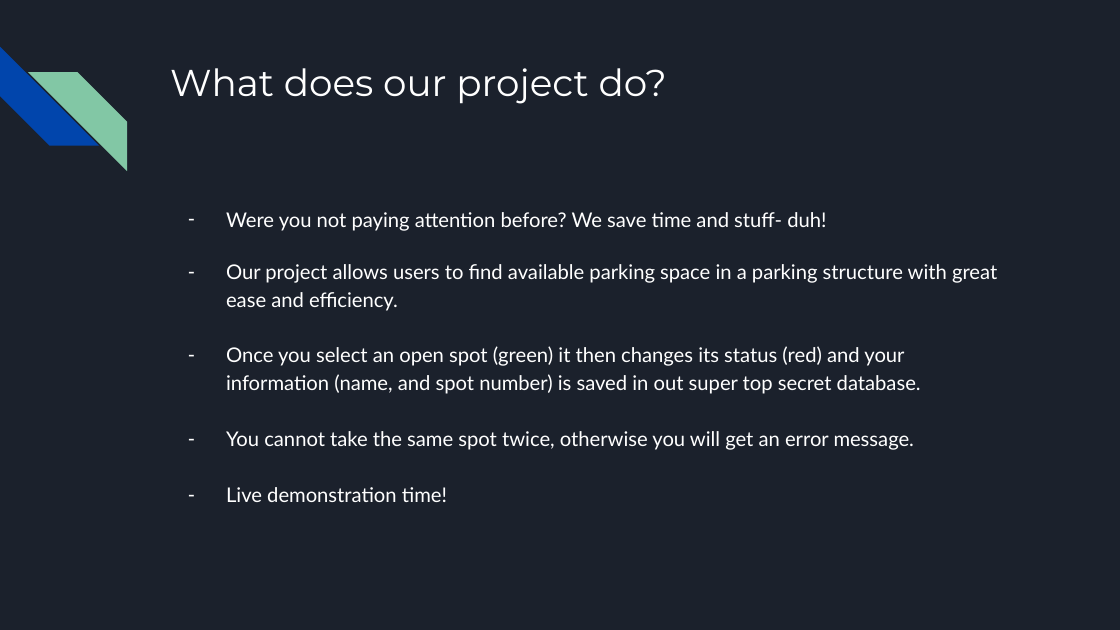
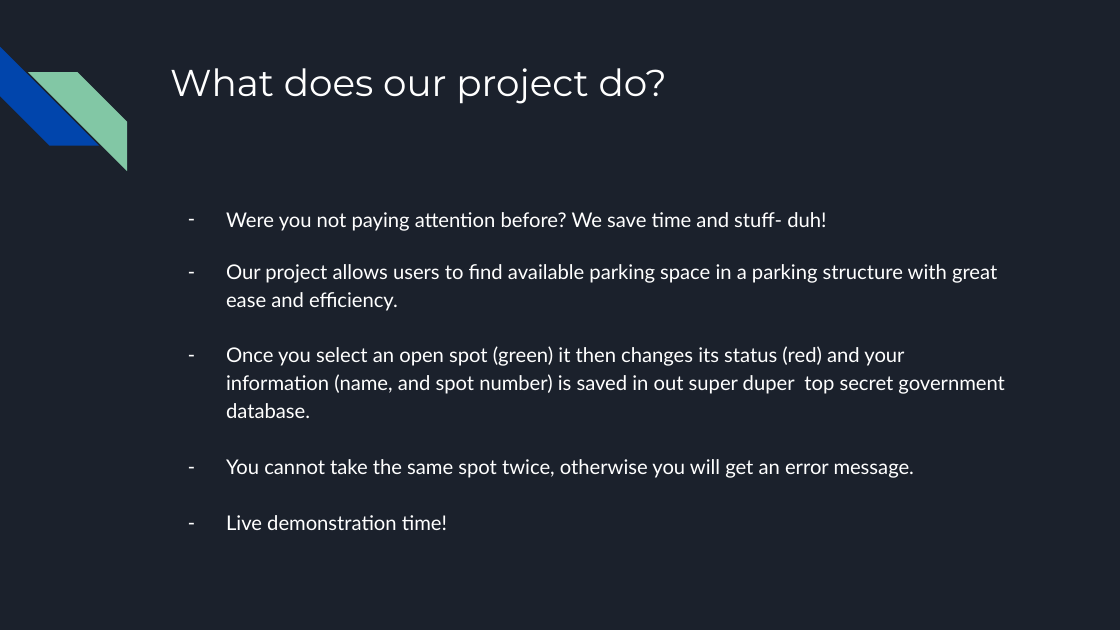
Before and after one commit to adamisrafil/iParkProject, a slide deck: slide 5 of The Next Big Thing After Uber_ iParkTM.pptx. Drawn at 1120x630 pixels with LibreOffice and Linux fonts; fonts in the diff are those of the drawing. Boxes give left, top, right and bottom in pixels: in the first picture for what was removed or moved away, otherwise in the second. Text is boxed around its words. In the diff, an @@ line names an element or a change of style, - is before the commit and + after.

Commit message:
Updated Presentation

```diff
--- a/The Next Big Thing After Uber_ iParkTM.pptx
+++ b/The Next Big Thing After Uber_ iParkTM.pptx
@@ text at box(226, 346, 1004, 418): text changed @@
-– Once you select an open spot (green) it then changes its status (red) and your information (name, and spot number) is saved in out super top secret database.
+– Once you select an open spot (green) it then changes its status (red) and your information (name, and spot number) is saved in out super duper top secret government database.
```
Also in this commit, not shown: 1 other slide changed, 1 slide removed.
